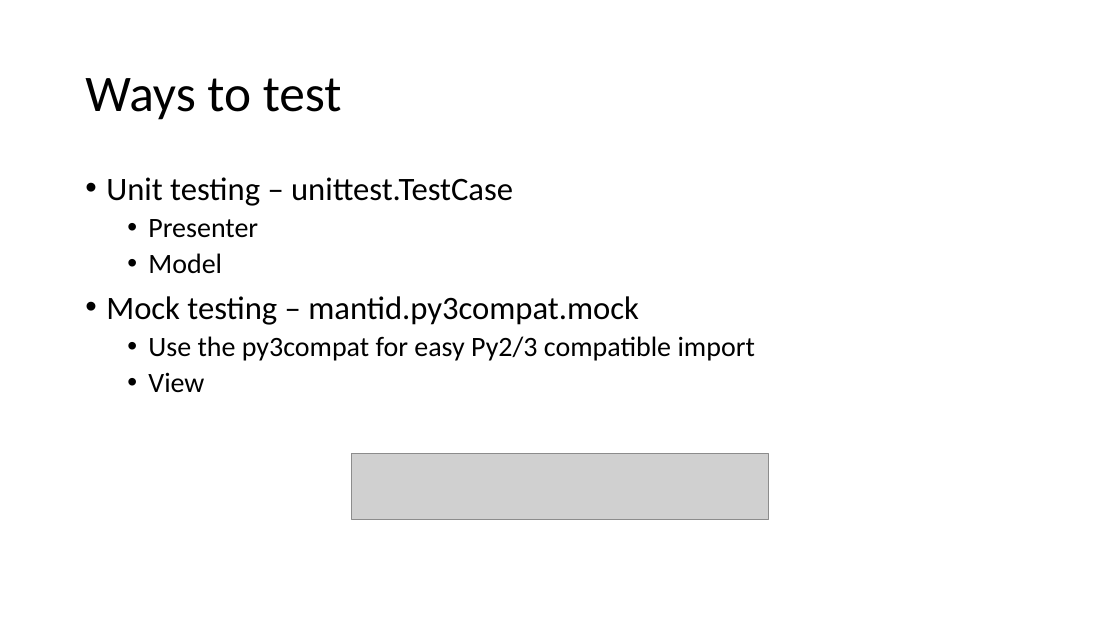
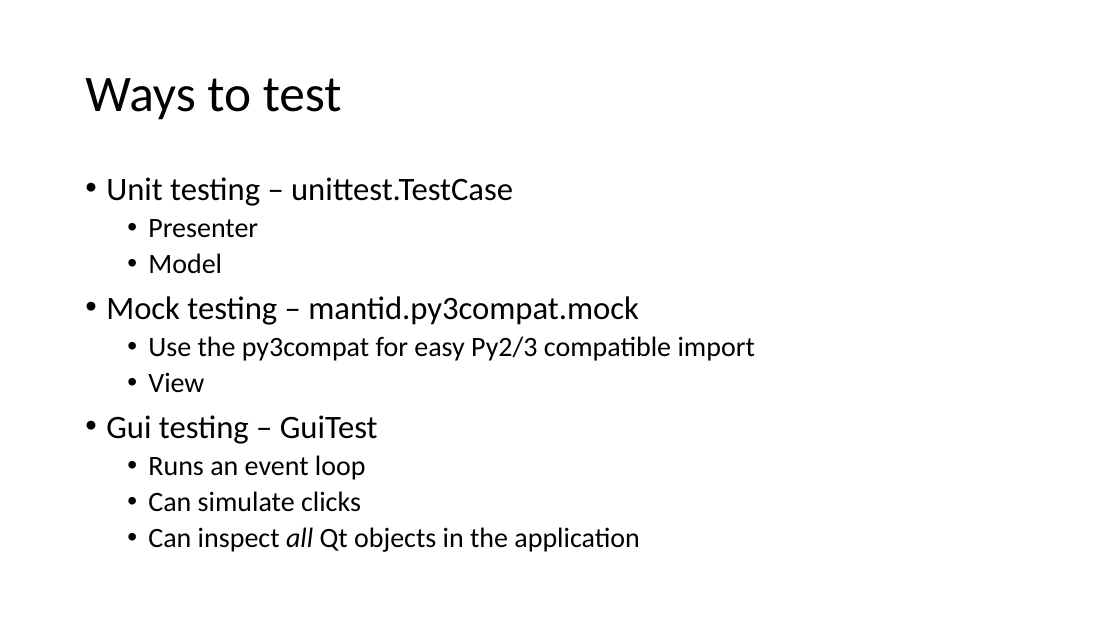
Before and after one commit to DTasev/mvp, a slide deck: slide 16 of MVP Tutorial.pptx (slide 15 before the commit). Drawn at 1120x630 pixels with LibreOffice and Linux fonts; fonts in the diff are those of the drawing; grey boxes stand for pictures. Boxes give left, top, right and bottom in pixels: in the first picture for what was removed or moved away, otherwise in the second. Text is boxed around its words. In the diff, an @@ line names an element or a change of style, - is before the commit and + after.

```diff
--- a/MVP Tutorial.pptx
+++ b/MVP Tutorial.pptx
@@ text at <box>106,415,639,552</box>: paragraphs added @@
+• Gui testing – GuiTest
+  • Runs an event loop
+  • Can simulate clicks
+  • Can inspect all Qt objects in the application
@@ picture removed at <box>352,454,769,519</box> @@
```
Also in this commit, not shown: 2 other slides changed, 3 slides added, 1 other file.
